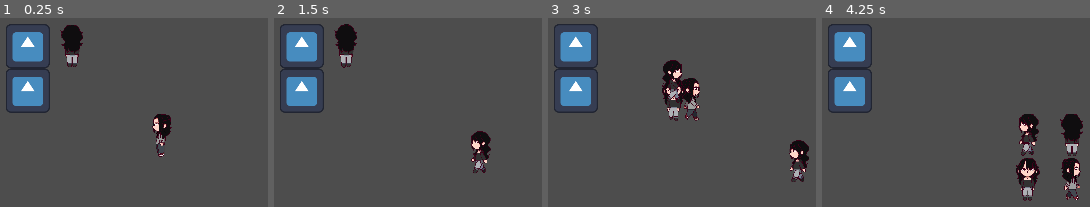
Above: before the commit, frames 1-4 (left to right).
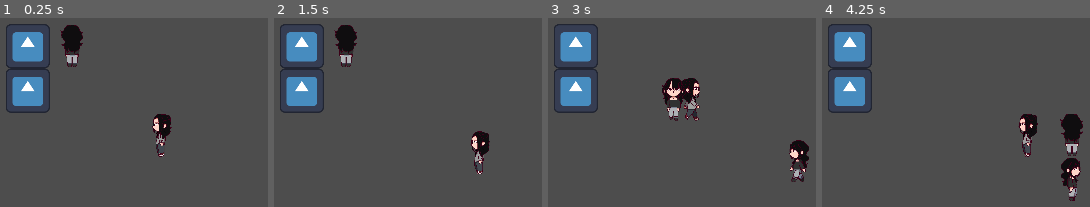
Above: after the commit, the same moments.

Repository: StarryDuckStudios/SOP
Game: Godot game, scene res://Cenas/main.tscn
Same seed, same stepped clock (60 frames per second), same inputs: the game is played once before the commit and once after it. The project has no main scene, so this scene is started directly. The engine's default icon, where the game draws it, is replaced by a stand-in: a white triangle on a blue panel in a dark square.
Inputs:
- Up to frame 1 (0.25 s): no input
- Up to frame 2 (1.5 s): tap Enter at 0.5 s; hold Right (ui_right) 0.53-1.28 s; tap 1 (1) at 0.6 s; tap 2 (2) at 0.8, 1.35 s; hold Down (ui_down) from 1.28 s (still down)
- Up to frame 3 (3 s): tap 3 (3) at 1.55, 2.1 s; release Down (ui_down) at 2.03 s; hold Right (ui_right) 2.03-2.78 s; tap 4 (4) at 2.3, 2.85 s; hold Up (ui_up) from 2.78 s (still down)
- Up to frame 4 (4.25 s): tap 1 (1) at 3.05, 3.6 s; release Up (ui_up) at 3.53 s; hold Left (ui_left) from 3.53 s (still down); tap 2 (2) at 3.8 s

The runs differ from the first frame. In frame 2, 0.8% of the frame differs, in the area x 23-81%, y 3-83%; in frame 3, 1.0%; in frame 4, 2.9%, in the area x 72-97%, y 50-97%.

Commit message:
Atualização ultimo commit, simplificação de código

Diff:
--- a/Cenas/main.tscn
+++ b/Cenas/main.tscn
@@ -18,6 +18,7 @@
 
 [node name="Seguidor" parent="." instance=ExtResource("3_rfqnh")]
 name_ = "morgana"
+ativo = false
 
 [node name="Seguidor2" parent="." instance=ExtResource("3_rfqnh")]
 party_pos = 3
--- a/scripts/Persoangem.gd
+++ b/scripts/Persoangem.gd
@@ -73,28 +73,19 @@
 
 func U_obstacle(area):
 	u = false
-	print("u")
 func U_free(area):
 	u = true
-	print("uf")
 func D_obstacle(area):
 	d = false
-	print("d")
 func D_free(area):
 	d = true
-	print("df")
 func R_obstacle(area):
 	r = false
-	print("r")
 func R_free(area):
 	r = true
-	print("rf")
 func L_free(area):
 	l = true
-	print("lf")
 func L_obstacle(area):
 	l = false
-	print("l")
-
 func change_character():
 	$Sprite2D.texture = load(textura)
--- a/scripts/main.gd
+++ b/scripts/main.gd
@@ -1,5 +1,9 @@
 extends Node2D
 signal change_character
+var seguidores_ = ["Seguidor","Seguidor2","Seguidor3" ]
+func _ready():
+	party_ativo()
+
 func _input(event):
 	if Input.is_action_just_pressed("1"):
 		if $Personagem.name_ != "caleb":
@@ -28,9 +32,15 @@
 	emit_signal("change_character")
 
 func change_2(tag):
-	if $Seguidor.name_ == tag:
-		change_($Seguidor)
-	elif $Seguidor2.name_ == tag:
-		change_($Seguidor2)
-	elif $Seguidor3.name_ == tag:
-		change_($Seguidor3)
+	#verifica o nome do personagem e se ele está ativo
+	for seg in seguidores_:
+		if $".".get_node(seg).name_ == tag and $".".get_node(seg).ativo:
+			change_($".".get_node(seg))
+func party_ativo():
+	#desativa os membros com o .ativo == false, e reposiciona os demais
+	for seg in seguidores_:
+		if $".".get_node(seg).ativo != true:
+			$".".get_node(seg).hide()
+			for seg_ in seguidores_:
+				if $".".get_node(seg_).ativo:
+					$".".get_node(seg_).party_pos -=1
--- a/scripts/seguidor.gd
+++ b/scripts/seguidor.gd
@@ -2,6 +2,7 @@
 @export var animator: AnimationPlayer
 @export var party_pos = 2
 @export var name_ = ""
+@export var ativo = true
 var textura = "res://sprites/Morgana_SpriteSheet.png"
 func _ready():
 	$Sprite2D.texture = load(textura)
